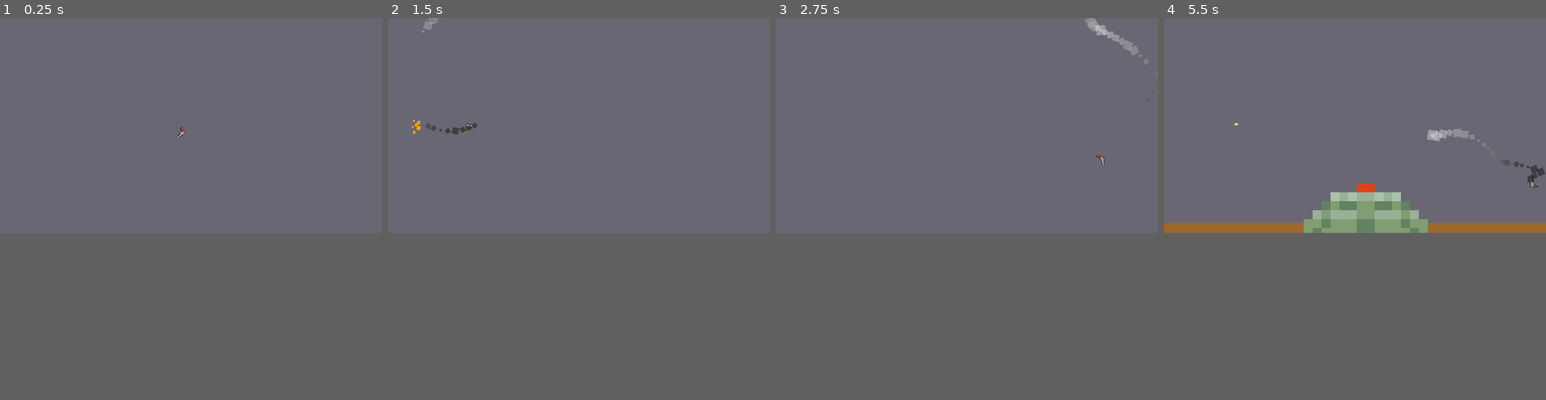
Above: before the commit, frames 1-4 (left to right).
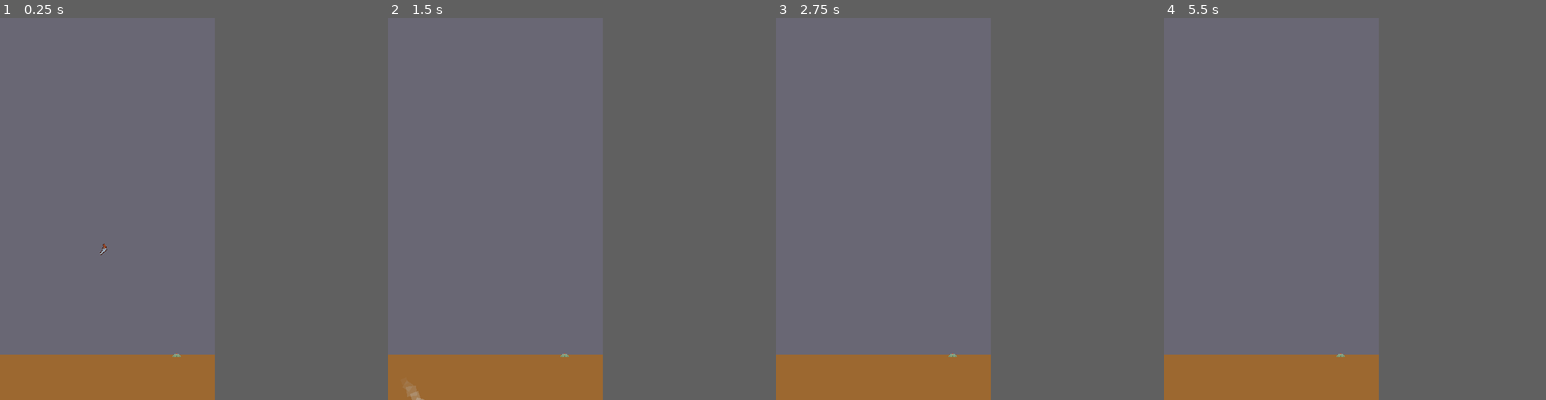
Above: after the commit, the same moments.

Repository: VI6IX/gunning-jump
Game: Godot game, scene res://scenes/main.tscn
Same seed, same stepped clock (60 frames per second), same inputs: the game is played once before the commit and once after it.
Inputs:
- Up to frame 1 (0.25 s): no input
- Up to frame 2 (1.5 s): tap Space (shoot) at 0.6, 1.35 s
- Up to frame 3 (2.75 s): tap Space (shoot) at 2.1 s
- Up to frame 4 (5.5 s): tap Space (shoot) every 0.75 s from 2.85 to 5.1 s; tap R (debug_reset_position) at 4.15 s
In our replay, the window is 640x360 before the commit and 360x640 after it. These sizes can differ from the game's own. Grey fills any space a smaller window leaves; there, only what the larger window draws over its background counts as a difference.

The runs differ from the first frame. In frame 1, 6.7% of the frame differs, in the area x 0-57%, y 28-100%; in frame 2, 6.9%; in frame 3, 7.0%; in frame 4, 12%, in the area x 0-100%, y 27-100%.

Commit message:
refactor: change stretch mode and aspect for vertical resolution

Diff:
--- a/project.godot
+++ b/project.godot
@@ -17,10 +17,11 @@
 
 [display]
 
-window/size/viewport_width=640
-window/size/viewport_height=360
+window/size/viewport_width=360
+window/size/viewport_height=640
 window/size/mode=2
 window/stretch/mode="canvas_items"
+window/stretch/aspect="keep_width"
 
 [input]
 
--- a/scenes/main.tscn
+++ b/scenes/main.tscn
@@ -19,20 +19,20 @@
 [node name="Main" type="Node2D" unique_id=1324312788]
 
 [node name="Player" parent="." unique_id=2002667588 instance=ExtResource("2_0wfyh")]
-position = Vector2(305, -1178)
+position = Vector2(175, 117)
 motion_mode = 0
 
 [node name="Camera2D" parent="." unique_id=109566839 node_paths=PackedStringArray("player") instance=ExtResource("3_sugp2")]
 limit_left = 0
-limit_right = 640
-limit_bottom = 358
+limit_right = 360
+limit_bottom = 395
 player = NodePath("../Player")
 
 [node name="Area2D" type="Area2D" parent="." unique_id=1388245386]
 collision_mask = 6
 
 [node name="CollisionShape2D2" type="CollisionShape2D" parent="Area2D" unique_id=1547620608]
-position = Vector2(652.375, -4116)
+position = Vector2(372, -4038)
 shape = SubResource("RectangleShape2D_sugp2")
 
 [node name="CollisionShape2D3" type="CollisionShape2D" parent="Area2D" unique_id=1850737239]
@@ -40,10 +40,11 @@
 shape = SubResource("RectangleShape2D_jyhfs")
 
 [node name="CollisionShape2D4" type="CollisionShape2D" parent="Area2D" unique_id=1566328911]
-position = Vector2(307.8125, -8693.422)
+position = Vector2(185, -8609)
 shape = SubResource("RectangleShape2D_tbgi4")
 
 [node name="Area2D2" type="Area2D" parent="." unique_id=1748373847]
+position = Vector2(-152, -22)
 collision_layer = 32
 collision_mask = 6
 
@@ -60,5 +61,4 @@
 color = Color(0.6123906, 0.41004652, 0.187949, 1)
 
 [node name="Landmine" parent="." unique_id=1135800262 instance=ExtResource("3_jyhfs")]
-position = Vector2(338, 320)
-scale = Vector2(14.802221, 14.802221)
+position = Vector2(296, 320)
--- a/scenes/player/player.gd
+++ b/scenes/player/player.gd
@@ -28,7 +28,7 @@
 	move_and_slide()
 
 	if Input.is_action_just_pressed("debug_reset_position"): #RESET TO CENTER
-		position = Vector2(120, 120)
+		position = Vector2(175, 120)
 		velocity = Vector2.ZERO
 		rotation_speed = default_rotation_speed
 
